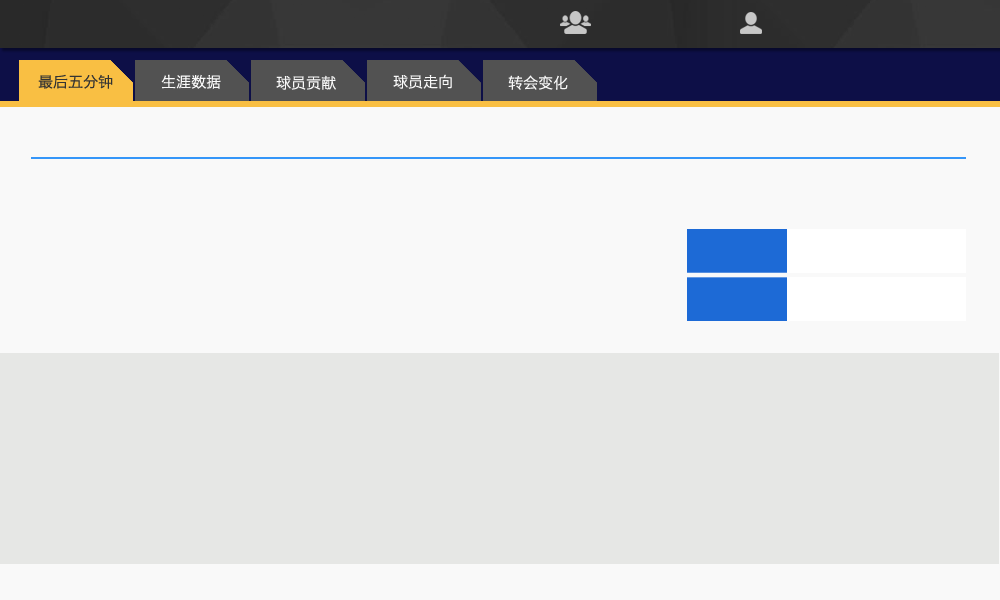
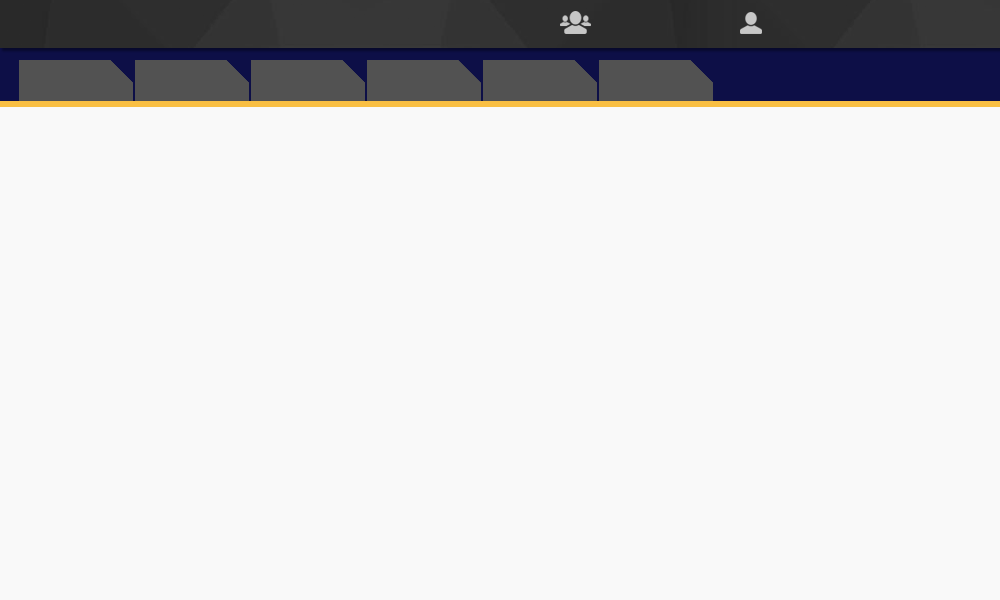
The second 1000 × 600 image is a revision of the first. Changes to its layers:
hid group "Trun" (8 layers) over [0, 157, 999, 564]
hid group "text" (5 layers) over [38, 74, 568, 90]
added layer "矩形 5 拷贝 3 副本" in group "组 2" over [690, 60, 713, 83]
added layer "矩形 3 拷贝 3 副本" in group "组 2" over [599, 60, 713, 101]
painted on "矩形 3" over [19, 60, 133, 101]
